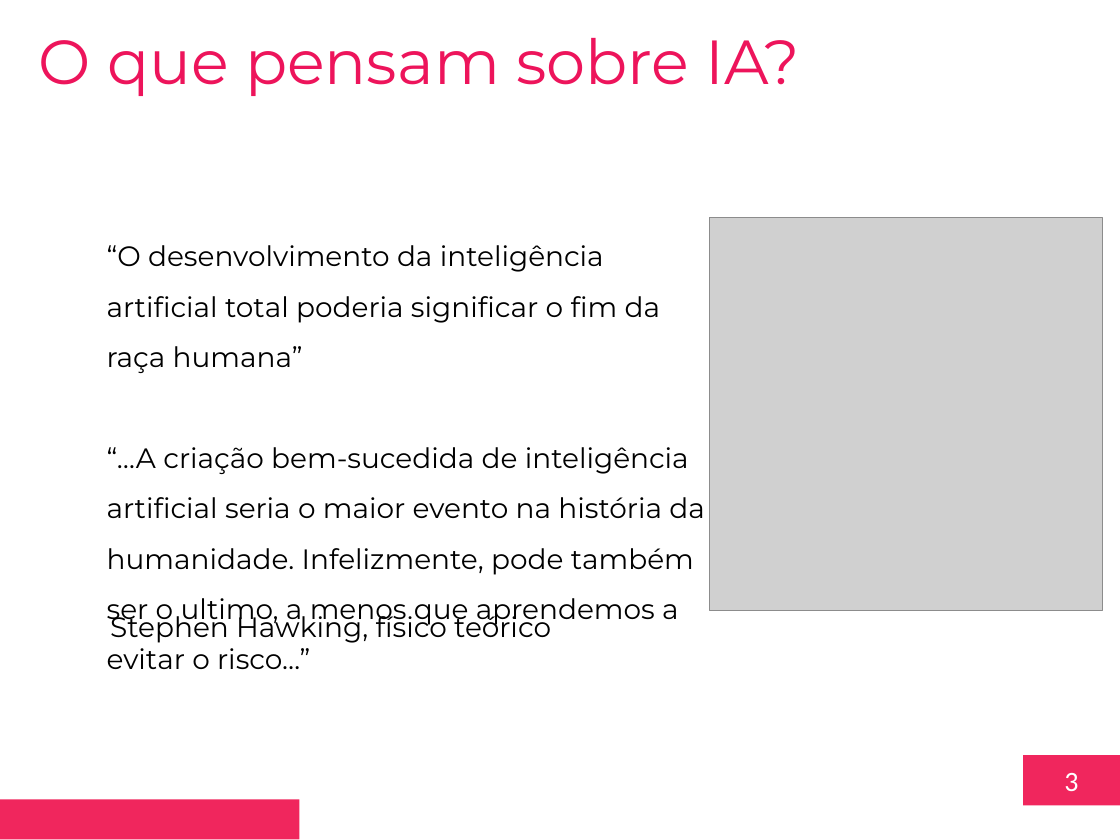
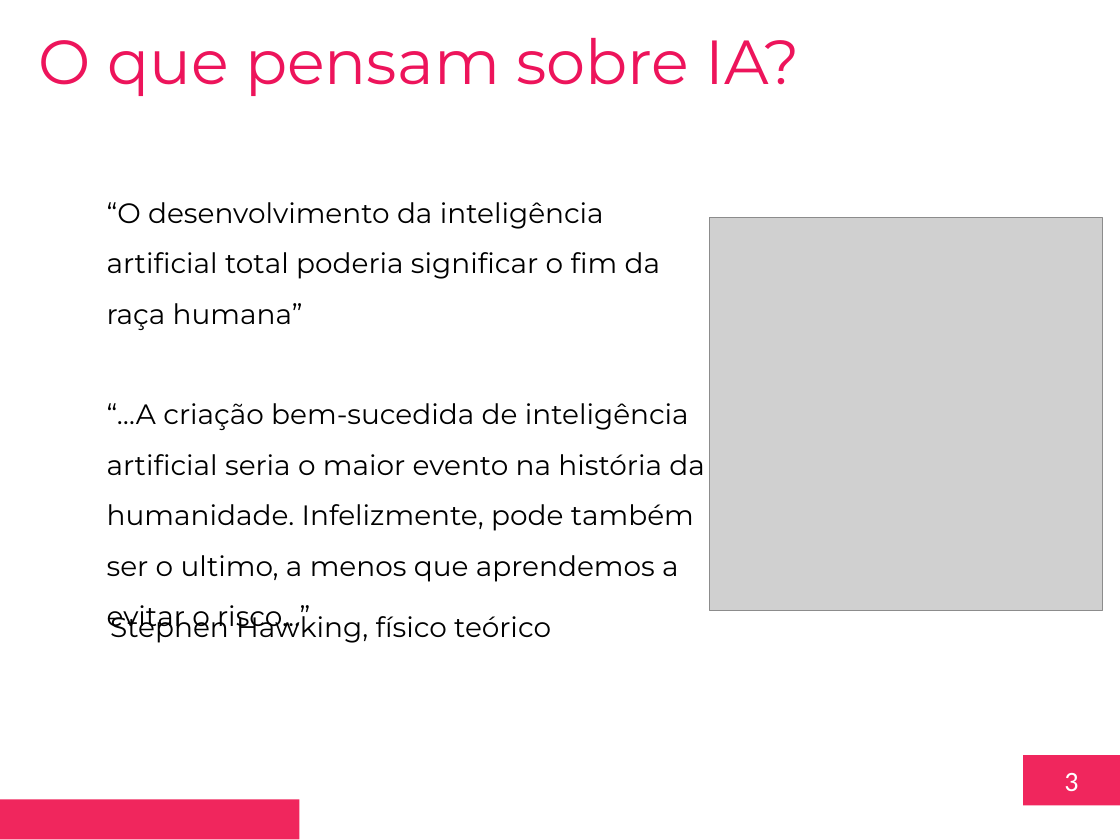
Before and after one commit to toyusan/aula-fiap-disruptive-archs, a slide deck: slide 3 of Aula 07/2023.03.24 Aula 07 – Introdução a Redes Neurais - Redes Multicamadas.pptx. Drawn at 1120x840 pixels with LibreOffice and Linux fonts; fonts in the diff are those of the drawing; grey boxes stand for pictures; background and template pictures are left out. Boxes give left, top, right and bottom in pixels: in the first picture for what was removed or moved away, otherwise in the second. Text is boxed around its words. In the diff, an @@ line names an element or a change of style, - is before the commit and + after.

```diff
--- a/Aula 07/2023.03.24 Aula 07 – Introdução a Redes Neurais - Redes Multicamadas.pptx
+++ b/Aula 07/2023.03.24 Aula 07 – Introdução a Redes Neurais - Redes Multicamadas.pptx
@@ text "“O desenvolvimento da inteligência artificial ..." rewrapped from <box>107,245,705,669</box> to <box>107,202,705,633</box> @@
```
Also in this commit, not shown: 6 other slides changed, 4 slides added, 13 other files.
